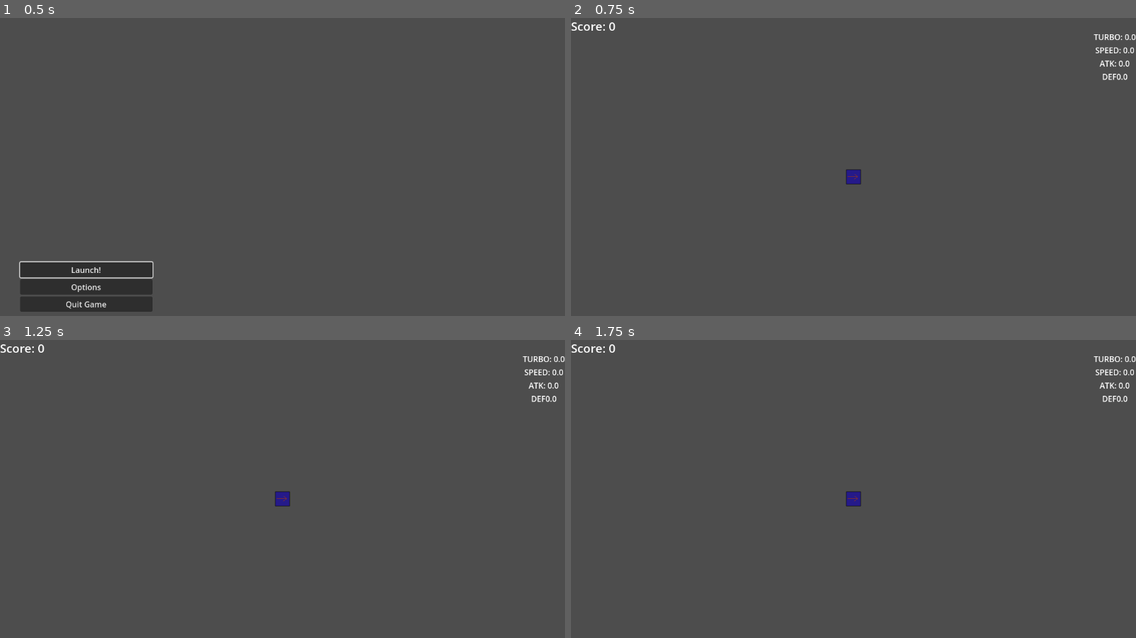
Above: before the commit, frames 1-4 (two rows, left to right).
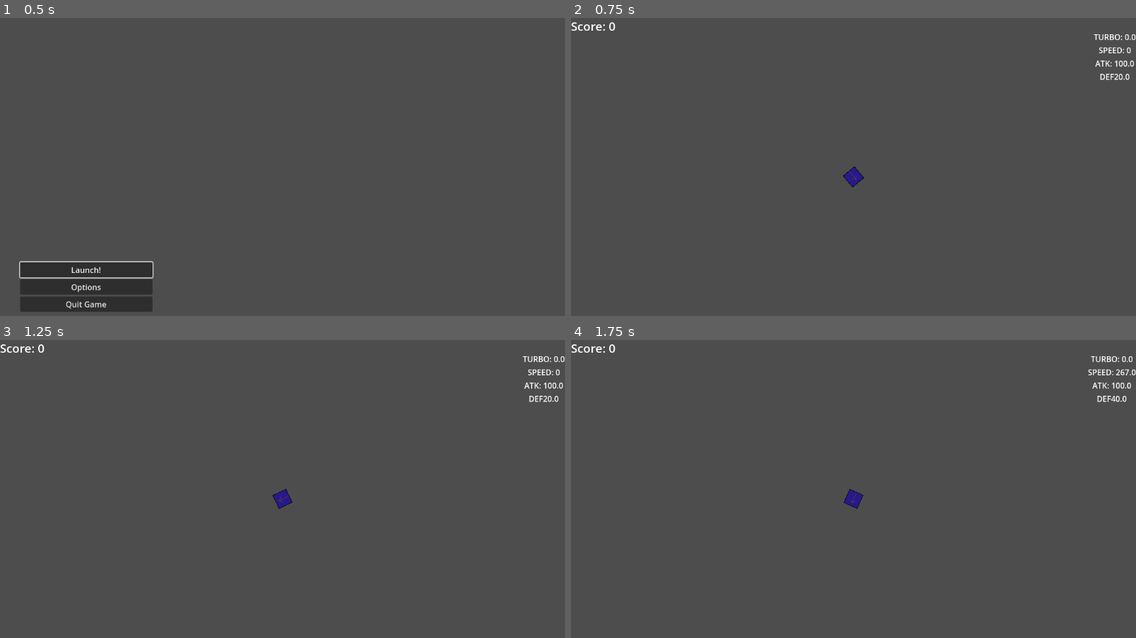
Above: after the commit, the same moments.

Repository: IanuReeves/Dirt-Defenders
Game: Godot game, scene res://scenes/ui/main_menu.tscn
Two runs of this game, one before a commit and one after it. Both use one fixed random seed, a clock stepped at 60 frames per second and the inputs below.
Inputs (mouse positions are in pixels of both pictures, inside the frame that each line leads up to):
- Up to frame 1 (0.5 s): no input
- Up to frame 2 (0.75 s): click "Launch!" at 0.5 s
- Up to frame 3 (1.25 s): no input
- Up to frame 4 (1.75 s): tap Enter at 1.25 s; move the mouse to (825, 563) at 1.27 s; hold W (forward) from 1.28 s (still down); tap Q (dash) at 1.35 s

Frame 1 is identical in both runs. In frame 2, 0.3% of the frame differs, in the area x 48-100%, y 9-57%; in frame 3, 0.3%; in frame 4, 0.5%, in the area x 48-100%, y 5-57%.

Commit message:
THE FINAL DRAFT BEGINS
added the thing
- Finallly done with UI
- PARTSYSTEM WORK
- GOOD

Diff:
--- a/project.godot
+++ b/project.godot
@@ -12,7 +12,7 @@
 
 config/name="Dirt Defenders"
 run/main_scene="res://scenes/ui/main_menu.tscn"
-config/features=PackedStringArray("4.3", "Forward Plus")
+config/features=PackedStringArray("4.4", "Forward Plus")
 config/icon="res://icon.svg"
 
 [display]
--- a/scenes/Dasheffect.gd
+++ b/scenes/Dasheffect.gd
@@ -1,11 +1,15 @@
-extends Dashpart
+extends Part
 
 
 # Called when the node enters the scene tree for the first time.
 func _ready() -> void:
-	pass # Replace with function body.
+	if not stats:
+		stats = null
 
 
 # Called every frame. 'delta' is the elapsed time since the previous frame.
 func _process(delta: float) -> void:
-	pass
+	if get_parent().get_parent().velocity.length() > 200:
+		stats.defense = 30
+	else:
+		stats.defense = 10
--- a/scenes/main.tscn
+++ b/scenes/main.tscn
@@ -1,10 +1,7 @@
-[gd_scene load_steps=3 format=3 uid="uid://t6cowhnhfscd"]
+[gd_scene load_steps=2 format=3 uid="uid://t6cowhnhfscd"]
 
-[ext_resource type="PackedScene" uid="uid://e6iuym7bl3xi" path="res://scenes/ui/game_overlay.tscn" id="1_xvhad"]
 [ext_resource type="PackedScene" uid="uid://bfjdogfx64gtl" path="res://scenes/game.tscn" id="2_hen23"]
 
 [node name="Main Game" type="Node2D"]
 
 [node name="World" parent="." instance=ExtResource("2_hen23")]
-
-[node name="UI" parent="World" instance=ExtResource("1_xvhad")]
--- a/scenes/player.tscn
+++ b/scenes/player.tscn
@@ -1,24 +1,96 @@
-[gd_scene load_steps=13 format=3 uid="uid://6s3hfdcvwbxr"]
+[gd_scene load_steps=19 format=3 uid="uid://6s3hfdcvwbxr"]
 
-[ext_resource type="Script" path="res://scripts/player.gd" id="1_clxn1"]
+[ext_resource type="Script" uid="uid://d07bhxyosh33i" path="res://scripts/player.gd" id="1_clxn1"]
 [ext_resource type="Texture2D" uid="uid://b32ttb3l4m8p8" path="res://textures/player.png" id="2_2hljg"]
-[ext_resource type="Script" path="res://scripts/components/hitboxcomponent.gd" id="3_xelip"]
-[ext_resource type="Script" path="res://scripts/components/healthcomponent.gd" id="4_6bx4a"]
-[ext_resource type="Script" path="res://scripts/weapon.gd" id="5_wg7bi"]
+[ext_resource type="Script" uid="uid://bu27sw7avjeew" path="res://scripts/components/hitboxcomponent.gd" id="3_xelip"]
+[ext_resource type="Script" uid="uid://wy7pwks6axut" path="res://scripts/components/healthcomponent.gd" id="4_6bx4a"]
+[ext_resource type="Script" uid="uid://c5on0n684j21r" path="res://scripts/weapon.gd" id="5_wg7bi"]
 [ext_resource type="PackedScene" uid="uid://cp82a32j63e0j" path="res://scenes/bullets/bullet.tscn" id="6_gqqmd"]
-[ext_resource type="Script" path="res://scripts/components/parthandler.gd" id="7_xkvgj"]
-[ext_resource type="Script" path="res://scripts/components/part.gd" id="8_2uxwq"]
-[ext_resource type="Script" path="res://scenes/Dasheffect.gd" id="8_v4kvs"]
-[ext_resource type="Script" path="res://scripts/components/hull.gd" id="9_s5o61"]
+[ext_resource type="Script" uid="uid://ig830hyaojuf" path="res://scripts/components/parthandler.gd" id="7_xkvgj"]
+[ext_resource type="Script" uid="uid://dkfjus4yds0xd" path="res://scripts/components/part.gd" id="8_2uxwq"]
+[ext_resource type="Script" uid="uid://clpd50adeck85" path="res://scripts/resources/player_stats_resource.gd" id="8_d2wvv"]
+[ext_resource type="Script" uid="uid://b2ntexhodv61w" path="res://scenes/Dasheffect.gd" id="8_v4kvs"]
+[ext_resource type="Script" uid="uid://caeioa2lwlb8r" path="res://scripts/components/hull.gd" id="9_s5o61"]
+[ext_resource type="PackedScene" uid="uid://e6iuym7bl3xi" path="res://scenes/ui/game_overlay.tscn" id="12_3v2ag"]
 
 [sub_resource type="CircleShape2D" id="CircleShape2D_rsghh"]
 
 [sub_resource type="CircleShape2D" id="CircleShape2D_yeip2"]
 
+[sub_resource type="Resource" id="Resource_3v2ag"]
+script = ExtResource("8_d2wvv")
+power = 0.0
+attack = 0.0
+bullet_speed = 0.0
+bullet_amount = 0
+bullet_spread = 0.0
+bullet_lifetime = 0.0
+acceleration = 0.0
+top_speed = 0.0
+brake_strength = 0.0
+max_turbo = 0.0
+rotation_speed = 0.0
+max_hp = 0.0
+defense = 0.0
+metadata/_custom_type_script = "uid://clpd50adeck85"
+
+[sub_resource type="Resource" id="Resource_d2wvv"]
+script = ExtResource("8_d2wvv")
+power = 0.0
+attack = 0.0
+bullet_speed = 900.0
+bullet_amount = 0
+bullet_spread = 0.0
+bullet_lifetime = 0.0
+acceleration = 0.0
+top_speed = 0.0
+brake_strength = 0.0
+max_turbo = 0.0
+rotation_speed = 0.0
+max_hp = 0.0
+defense = 0.0
+metadata/_custom_type_script = "uid://clpd50adeck85"
+
+[sub_resource type="Resource" id="Resource_jej6c"]
+script = ExtResource("8_d2wvv")
+power = 0.0
+attack = 100.0
+bullet_speed = 5.0
+bullet_amount = 1
+bullet_spread = 1.0
+bullet_lifetime = 4.0
+acceleration = 10.0
+top_speed = 300.0
+brake_strength = 1.0
+max_turbo = 0.0
+rotation_speed = 250.0
+max_hp = 100.0
+defense = 10.0
+metadata/_custom_type_script = "uid://clpd50adeck85"
+
+[sub_resource type="Resource" id="Resource_f1ej7"]
+script = ExtResource("8_d2wvv")
+power = 0.0
+attack = 0.0
+bullet_speed = 0.0
+bullet_amount = 0
+bullet_spread = 0.0
+bullet_lifetime = 0.0
+acceleration = 0.0
+top_speed = 0.0
+brake_strength = 0.0
+max_turbo = 0.0
+rotation_speed = 0.0
+max_hp = 0.0
+defense = 0.0
+metadata/_custom_type_script = "uid://clpd50adeck85"
+
 [node name="Player" type="CharacterBody2D" node_paths=PackedStringArray("parts", "health")]
 script = ExtResource("1_clxn1")
 parts = NodePath("PartHandler")
 health = NodePath("HealthComponent")
+
+[node name="UI" parent="." instance=ExtResource("12_3v2ag")]
 
 [node name="CollisionShape2D" type="CollisionShape2D" parent="."]
 shape = SubResource("CircleShape2D_rsghh")
@@ -51,16 +123,20 @@
 [node name="Weapon" type="Node2D" parent="PartHandler"]
 script = ExtResource("5_wg7bi")
 bullet = ExtResource("6_gqqmd")
+stats = SubResource("Resource_3v2ag")
 
 [node name="dashpart" type="Node2D" parent="PartHandler"]
 script = ExtResource("8_v4kvs")
+stats = SubResource("Resource_d2wvv")
 
 [node name="Hull" type="Node2D" parent="PartHandler"]
 script = ExtResource("9_s5o61")
 texture = ExtResource("2_2hljg")
+stats = SubResource("Resource_jej6c")
 
 [node name="Part" type="Node2D" parent="PartHandler"]
 script = ExtResource("8_2uxwq")
+stats = SubResource("Resource_f1ej7")
 
 [node name="Timer" type="Timer" parent="."]
 wait_time = 0.15
--- a/scripts/components/part.gd
+++ b/scripts/components/part.gd
@@ -8,7 +8,7 @@
 var player : Player
 # Called when the node enters the scene tree for the first time.
 func _ready() -> void:
-	if parent == Player:
+	if parent is Player:
 		player = parent
 	elif parent == ItemList:
 		player = null
--- a/scripts/player.gd
+++ b/scripts/player.gd
@@ -46,8 +46,10 @@
 		# subtract a fraction of base acceleration from current velocity
 		var brake_mod = velocity.normalized()*Vector2(current_stats.acceleration*current_stats.brake_strength,current_stats.acceleration*current_stats.brake_strength)
 		velocity -= brake_mod
-		if velocity.length() > 10:
-			turbo += 1
+		if velocity.length() > 5:
+			turbo += 5
+		elif velocity.length() < 5:
+			velocity = Vector2(0,0)
 	velocity = velocity.clampf(-current_stats.top_speed,current_stats.top_speed)
 
 func _physics_process(delta: float) -> void:
@@ -56,9 +58,9 @@
 	move_and_slide()
 
 func _input(event: InputEvent) -> void:
-	if event.is_action("dash"):
+	if event.is_action_released("dash"):
 		if turbo > 50:
-			velocity += transform.x * ((current_stats.acceleration * 50) + miniturbo())
+			velocity += transform.x * ((current_stats.acceleration * 100) + miniturbo())
 			turbo -= miniturbo()
 	dashcheck = true
 	if event.is_action_pressed("fire"):
--- a/scripts/ui/game_overlay.gd
+++ b/scripts/ui/game_overlay.gd
@@ -8,7 +8,7 @@
 @onready var defense: Label = $Control/VBoxContainer/DEFENSE
 
 
-@onready var player : Player = get_parent().get_node("Player")
+@onready var player : Player = get_parent()
 @onready var PARTS = player.current_stats
 var score = 0
 var maxScore = 10000
@@ -18,12 +18,13 @@
 	update_score_label()
 
 func _physics_process(delta: float) -> void:
-
+	PARTS = player.current_stats
 	turbo.text = "TURBO: " + str(round(player.turbo))
-	spedometer.text = "SPEED: " + str(round(player.velocity.length()))
 	attack.text = "ATK: " + str(PARTS.attack)
 	defense.text = "DEF" + str(PARTS.defense)
-
-
+	if player.velocity.length() < 10:
+		spedometer.text = "SPEED: " + str(0)
+	else:
+		spedometer.text = "SPEED: " + str(round(player.velocity.length()))
 func update_score_label():
 	score_label.text = "Score " + str(score)
Not shown, added: scenes/Dasheffect.gd.uid
Not shown, added: scenes/Worldcam.gd.uid
Not shown, added: scenes/dashpart.gd.uid
Not shown: 1 places in scenes/game.tscn that only renumber resources
Not shown: 1 places in scenes/objects/gravity_well.tscn that only renumber resources
Not shown: 1 places in scenes/ui/game_overlay.tscn that only renumber resources
Not shown, added: scenes/ui/options/hotkey_rebind_button.gd.uid
Not shown, added: scripts/components/healthcomponent.gd.uid
Not shown, added: scripts/components/hitboxcomponent.gd.uid
Not shown, added: scripts/components/hull.gd.uid
Not shown, added: scripts/components/part.gd.uid
Not shown, added: scripts/components/parthandler.gd.uid
(and 11 more such lines)
